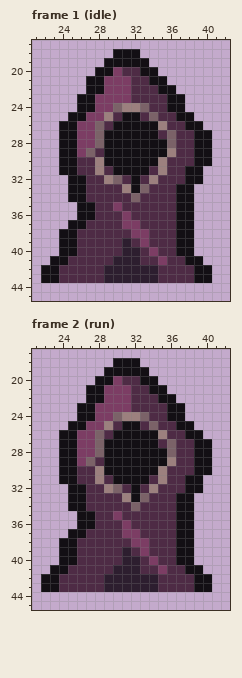
File history of a pixel-art file, data/imgs/animations/side.aseprite. That is the earlier state.
64x64 pixels, 2 frames. Shown: frame 1 (idle): x 21..42, y 17..45; frame 2 (run): x 21..42, y 17..45. The commit also changed other frames, which this record leaves out.
Once edited:
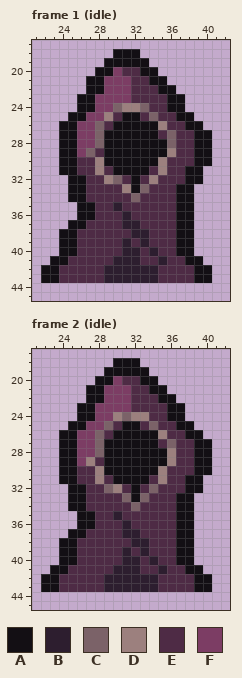
Palette (. is transparent): A #130f14  B #2d1e2f  C #7b6268  D #9c807e  E #4e2b45  F #7c3d64
The edit:
Frame 1 (idle), layer "Layer 5":
y 35: x 30 F -> B
y 36: x 31 F -> B
y 37: x 31..32 FF -> BB
y 38: x 32..33 FF -> BB
y 39: x 33 F -> B
y 40: x 34 F -> B
y 41: x 35 F -> B
Frame 2 (idle), layer "Layer 5":
y 24: x 30..31 CD -> DC; x 33 C -> D
y 25: x 29 D -> C
y 28: x 36 C -> D
y 29: x 27 C -> D
y 32: x 29..30 DC -> CD; x 34 D -> C
y 33: x 31 D -> C
y 35: x 30 F -> B
y 36: x 31 F -> B
y 37: x 31..32 FF -> BB
y 38: x 32..33 FF -> BB
y 39: x 33 F -> B
y 40: x 34 F -> B
y 41: x 35 F -> B
Boxes around the changes in both pictures, in picture pixels (x1, y1, x2, y2):
changed: (113, 202, 167, 265)
changed: (104, 412, 176, 457)
changed: (86, 457, 167, 574)
